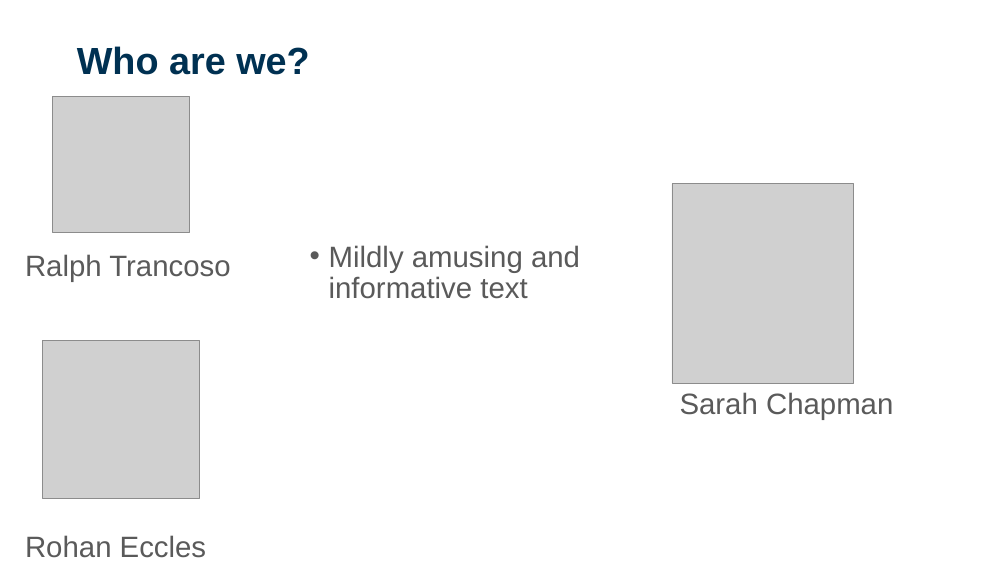
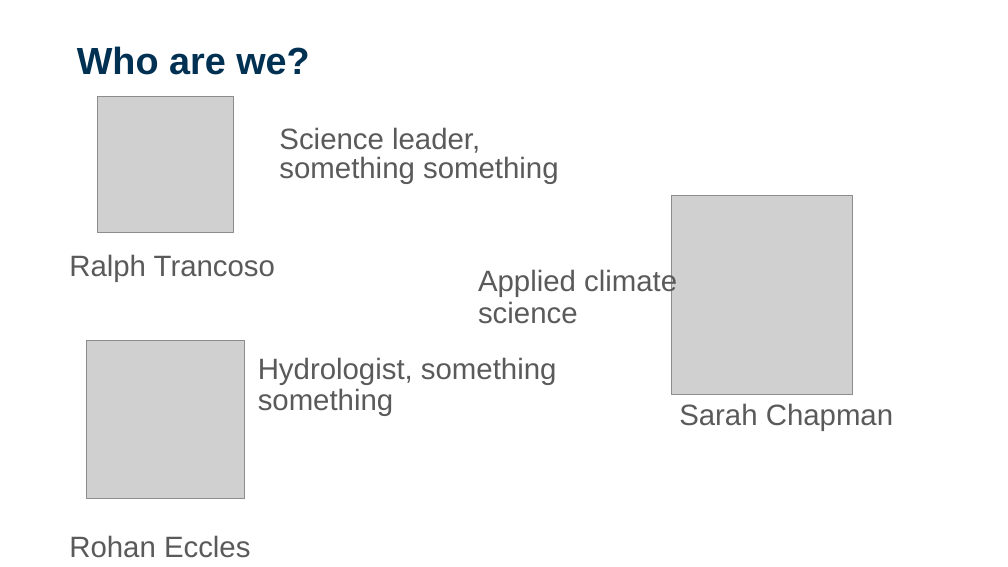
Before and after one commit to sdesrosiers1989/ICCB_Projections, a slide deck: slide 2 of ICCB2025_Session2_ClimateProjections.pptx. Drawn at 1008x567 pixels with LibreOffice and Linux fonts; fonts in the diff are those of the drawing; grey boxes stand for pictures; background and template pictures are left out. Boxes give left, top, right and bottom in pixels: in the first picture for what was removed or moved away, otherwise in the second. Text is boxed around its words. In the diff, an @@ line names an element or a change of style, - is before the commit and + after.

```diff
--- a/ICCB2025_Session2_ClimateProjections.pptx
+++ b/ICCB2025_Session2_ClimateProjections.pptx
@@ text added at [279, 127, 559, 183], 28 pt, text #5A5A5A @@
+Science leader, something something
@@ picture: place and size @@
-picture at [672, 184, 854, 383]
+picture at [672, 195, 854, 395]
@@ text removed at [329, 245, 580, 299] @@
-• Mildly amusing and informative text
@@ text added at [478, 268, 677, 324], 28 pt, text #5A5A5A @@
+Applied climate science
@@ text added at [258, 357, 557, 416], 28 pt, text #5A5A5A @@
+Hydrologist, something something
@@ text "Sarah Chapman": place and size @@
-text "Sarah Chapman" at [680, 392, 893, 420]
+text "Sarah Chapman" at [679, 403, 893, 431]
@@ 2 pictures, 2 texts: place and size @@
-2 pictures, 2 texts at [25, 96, 230, 558]
+2 pictures, 2 texts at [69, 96, 275, 558]
```
Also in this commit, not shown: 7 other slides changed, 2 slides added, 1 other file.
